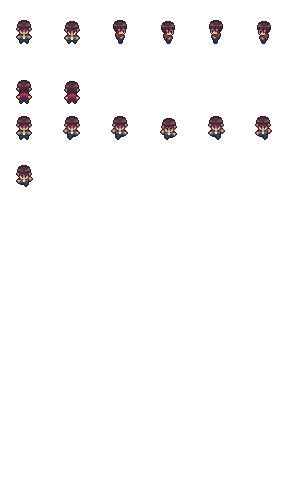
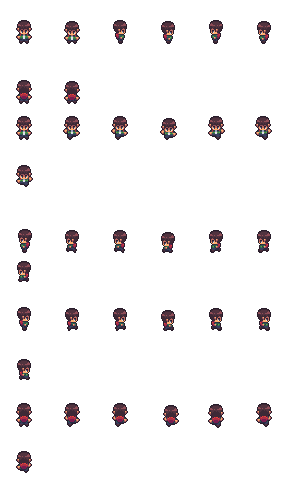
Before/after of a 288x480 layered artwork. What changed in the layer stack:
added group "Animado_costas" with 7 layers above "Animado_direita" over [16, 403, 272, 473]
added layer "7 #3" in group "Animado_costas" over [16, 451, 32, 473]
added layer "6 #3" in group "Animado_costas" over [256, 403, 272, 427]
added layer "5 #3" in group "Animado_costas" over [208, 404, 224, 428]
added layer "4 #3" in group "Animado_costas" over [163, 405, 179, 427]
added layer "3 #3" in group "Animado_costas" over [112, 403, 128, 427]
added layer "2 #3" in group "Animado_costas" over [64, 403, 80, 427]
added layer "1 #3" in group "Animado_costas" over [16, 403, 32, 427]
added group "Animado_direita" with 7 layers above "Animado_Esquerda" over [17, 307, 271, 380]
added layer "1 #2" in group "Animado_direita" over [17, 307, 31, 331]
added layer "2 #2" in group "Animado_direita" over [65, 308, 79, 331]
added layer "3 #2" in group "Animado_direita" over [113, 308, 127, 331]
added layer "4 #2" in group "Animado_direita" over [161, 310, 175, 331]
added layer "5 #2" in group "Animado_direita" over [209, 308, 223, 331]
added layer "6 #2" in group "Animado_direita" over [257, 308, 271, 331]
added layer "7 #2" in group "Animado_direita" over [17, 359, 31, 380]
added group "Animado_Esquerda" with 7 layers above "Animado_Frente" over [17, 229, 271, 282]
added layer "1 #1" in group "Animado_Esquerda" over [18, 229, 32, 253]
added layer "2 #1" in group "Animado_Esquerda" over [65, 230, 79, 253]
added layer "3 #1" in group "Animado_Esquerda" over [113, 230, 127, 253]
added layer "4 #1" in group "Animado_Esquerda" over [161, 232, 175, 253]
added layer "5 #1" in group "Animado_Esquerda" over [209, 230, 223, 253]
added layer "6 #1" in group "Animado_Esquerda" over [257, 230, 271, 253]
added layer "7 #1" in group "Animado_Esquerda" over [17, 261, 31, 282]
